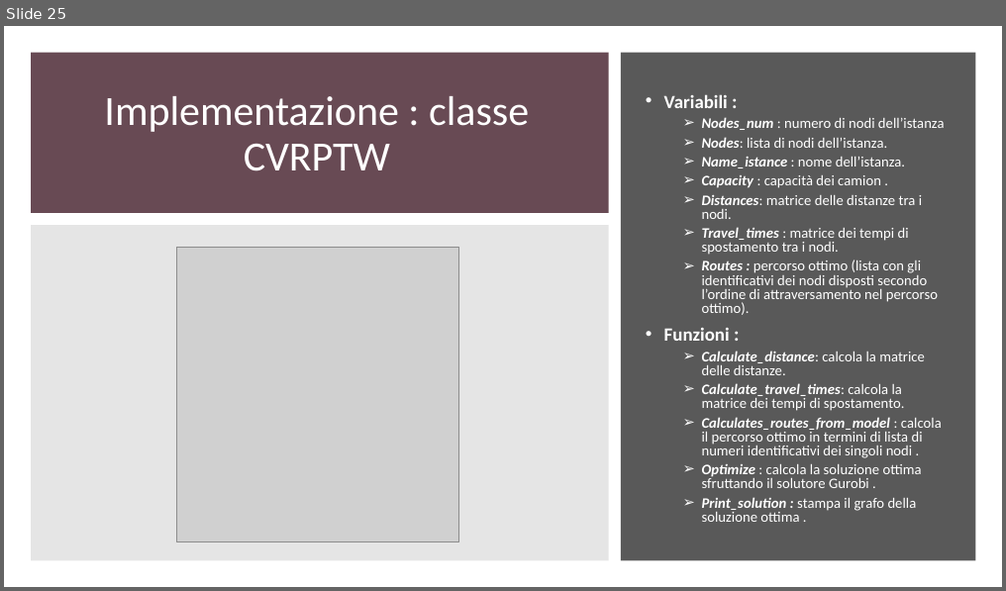
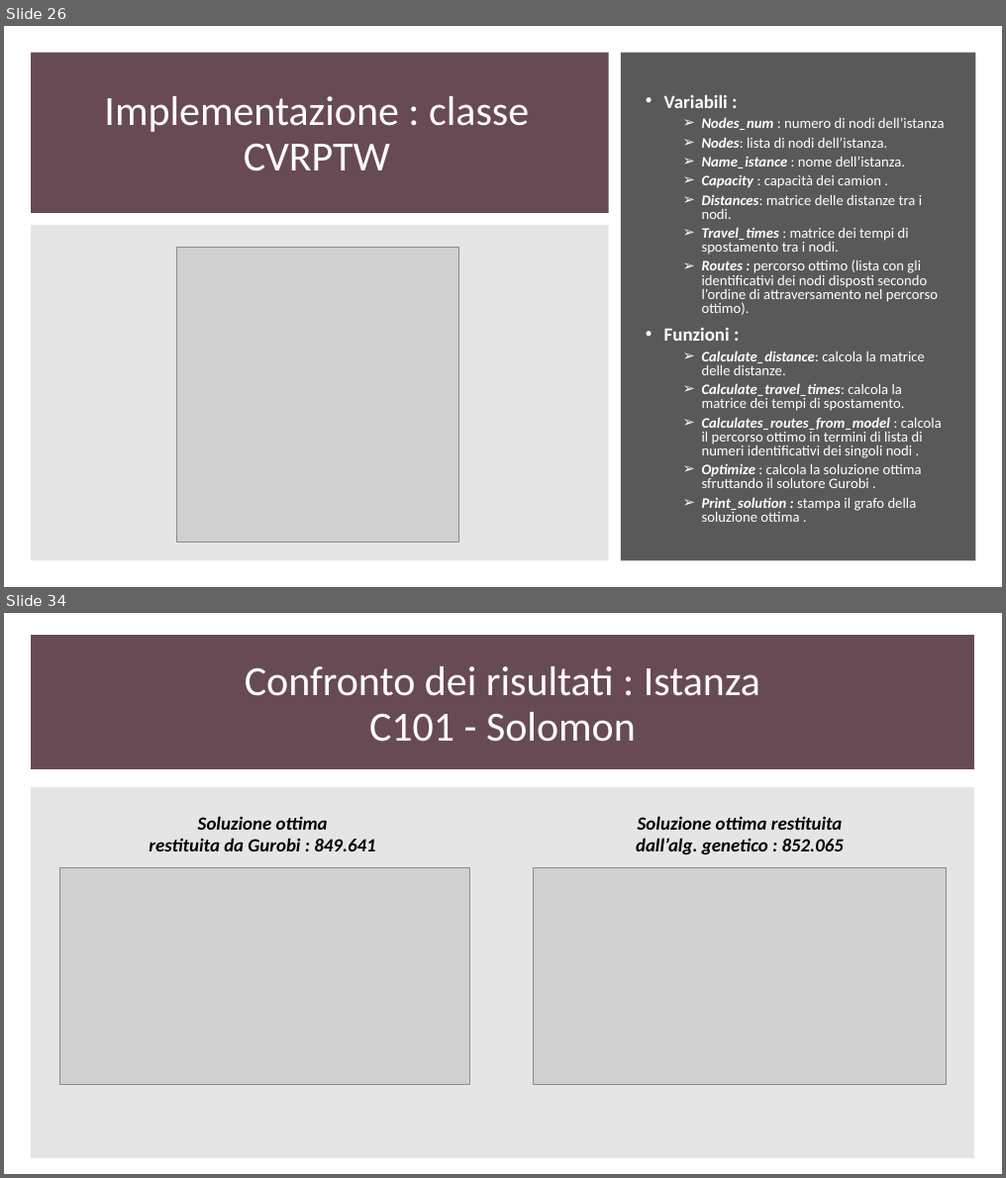
Before and after one commit to gdr-98/Greedy-heuristics-and-genetic-algorithm-for-a-CVRPTW-problem-resolution-, a slide deck: Elaborato.pptx. Shown one above the other, each under a label of ours: slide 25 before the commit, slides 26 and 34 after it; the slides between them are not shown. The pictures are 1006x591 and 1006x1178 pixels, drawn with LibreOffice and Linux fonts; fonts in the diff are those of the drawing; grey boxes stand for pictures. Boxes give left, top, right and bottom in pixels: in the first picture for what was removed or moved away, otherwise in the second. Text is boxed around its words. In the diff, an @@ line names an element or a change of style, - is before the commit and + after.

```diff
--- a/Elaborato.pptx
+++ b/Elaborato.pptx
@@ slide 34 added at bbox=[4, 613, 1002, 1174], background #FFFFFF @@
@@ rectangle added at bbox=[31, 636, 974, 768], fill #684A54, outline #684A54 1 pt @@
@@ title added at bbox=[245, 666, 760, 742], 40 pt, text #FFFFFF @@
+Confronto dei risultati : Istanza C101 - Solomon
@@ rectangle added at bbox=[31, 788, 974, 1158], fill #E5E5E5, outline #E5E5E5 1 pt @@
@@ text added at bbox=[149, 816, 375, 852], 18 pt, text #000000, bold, italic @@
+Soluzione ottima
+restituita da Gurobi : 849.641
@@ text added at bbox=[636, 816, 844, 855], 18 pt, text #000000, bold, italic @@
+Soluzione ottima restituita
+dall’alg. genetico : 852.065
@@ picture added at bbox=[59, 867, 469, 1084] @@
@@ picture added at bbox=[533, 867, 945, 1084] @@
@@ what was slide 25 is now slide 26 @@
```
Also in this commit, not shown: 9 slides changed, 4 other slides added.
